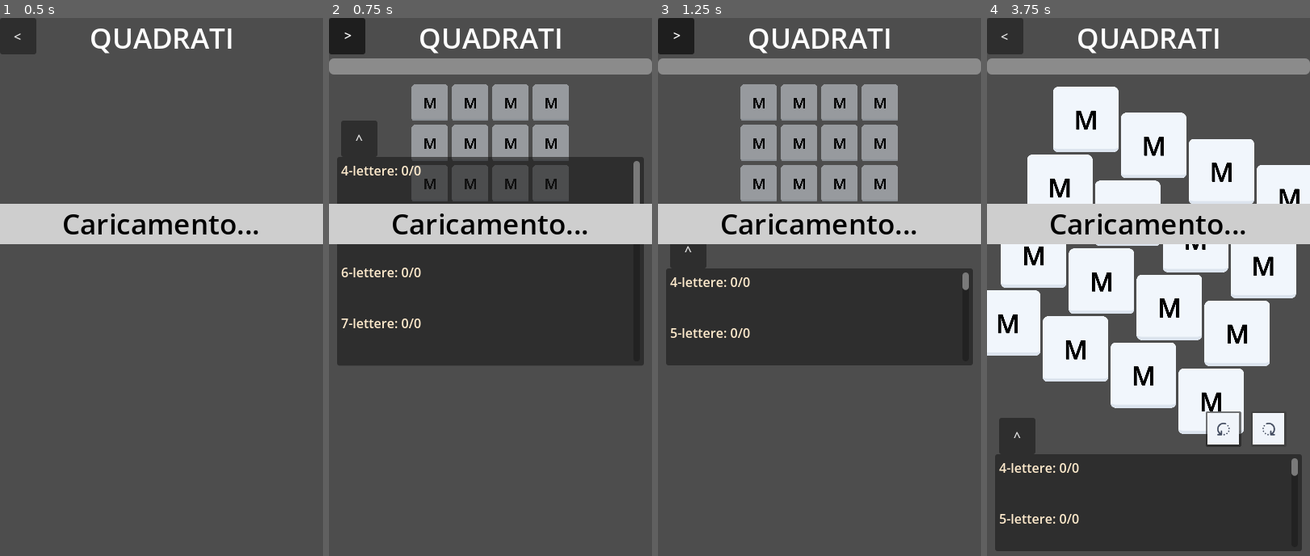
Above: before the commit, frames 1-4 (left to right).
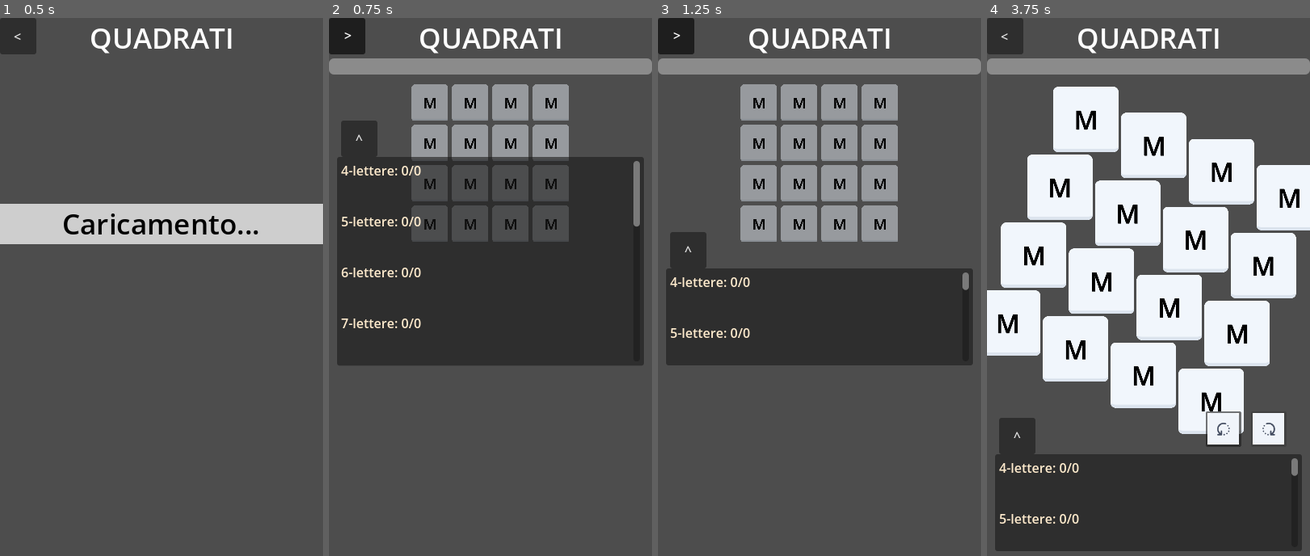
Above: after the commit, the same moments.

Repository: MarcoRizz/quadrati
Game: Godot game, scene res://scenes/main_window.tscn
The game is run twice, just before and just after one commit, with the same random seed, the same clock (stepped at 60 frames per second) and the same inputs.
Inputs (mouse positions are in pixels of both pictures, inside the frame that each line leads up to):
- Up to frame 1 (0.5 s): no input
- Up to frame 2 (0.75 s): click "<" at 0.5 s
- Up to frame 3 (1.25 s): no input
- Up to frame 4 (3.75 s): click (1087, 104) at 1.27 s; click "^" at 2 s; click "<" at 2.75 s; click (1268, 426) at 3.5 s

Frame 1 is identical in both runs. In frame 2, 7.4% of the frame differs, in the area x 0-100%, y 34-43%; in frame 3, 7.4%; in frame 4, 7.5%.
Error in both runs: Trying to assign value of type 'Nil' to a variable of type 'Dictionary'. (res://scripts/main_window.gd:87)

Commit message:
ricollegato game_complete

Diff:
--- a/scenes/main_game.tscn
+++ b/scenes/main_game.tscn
@@ -56,6 +56,7 @@
 script = ExtResource("4_gwx55")
 
 [connection signal="attempt_changed" from="Grid" to="Display" method="_on_grid_attempt_changed"]
+[connection signal="clear" from="Grid" to="." method="_on_grid_clear"]
 [connection signal="clear" from="Grid" to="Display" method="_on_grid_clear"]
 [connection signal="pressed" from="RotateClockwise" to="Grid" method="_on_rotate_clockwise_pressed"]
 [connection signal="pressed" from="RotateCounterClockwise" to="Grid" method="_on_rotate_counter_clockwise_pressed"]
--- a/scripts/main_game.gd
+++ b/scripts/main_game.gd
@@ -58,19 +58,16 @@
 
 
 func load_results(save: Dictionary):
-	for i_parola in save.wordsFinded:
-		words_finded.append(i_parola)
-		$WordPanel.add_word(i_parola)
-		$ProgressBar.increase(i_parola)
-		$Grid.set_answer(AttemptResult.NEW_FIND, i_parola)
+	if save.has("wordsFinded"):
+		for i_parola in save.wordsFinded:
+			words_finded.append(i_parola)
+			$WordPanel.add_word(i_parola)
+			$ProgressBar.increase(i_parola)
+			$Grid.set_answer(AttemptResult.NEW_FIND, i_parola)
 
 	# Se sono in yesterday_mode rivelo le rimanenti
 	if yesterday_mode:
 		$WordPanel.reveal_remaining_words()
-
-func _on_grid_clear_grid() -> void:
-	if $ProgressBar.value >= $ProgressBar.max_value and not $Grid.yesterday_mode:
-		game_complete.emit()
 
 
 func _on_wordpanel_show_path(word: String) -> void:
@@ -115,3 +112,8 @@
 				starting_tile.resize(starting_tile.size() - 1)
 
 	return []
+
+
+func _on_grid_clear() -> void:
+	if $ProgressBar.value >= $ProgressBar.max_value and not $Grid.yesterday_mode:
+		game_complete.emit()
--- a/scripts/main_window.gd
+++ b/scripts/main_window.gd
@@ -156,6 +156,7 @@
 
 
 func _on_yesterday_button_toggled(toggled_on: bool) -> void:
+	$MidText.hide()
 	var game_to_load: Dictionary
 	var save_to_load: Dictionary
 	var NodeGrid: Resource
